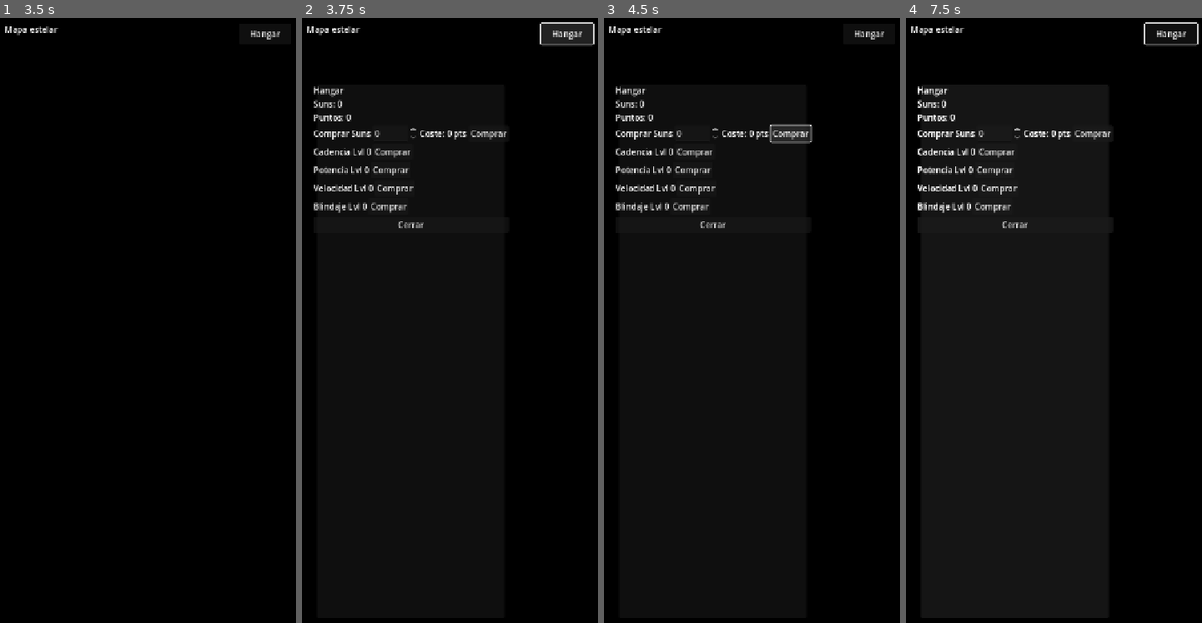
Above: before the commit, frames 1-4 (left to right).
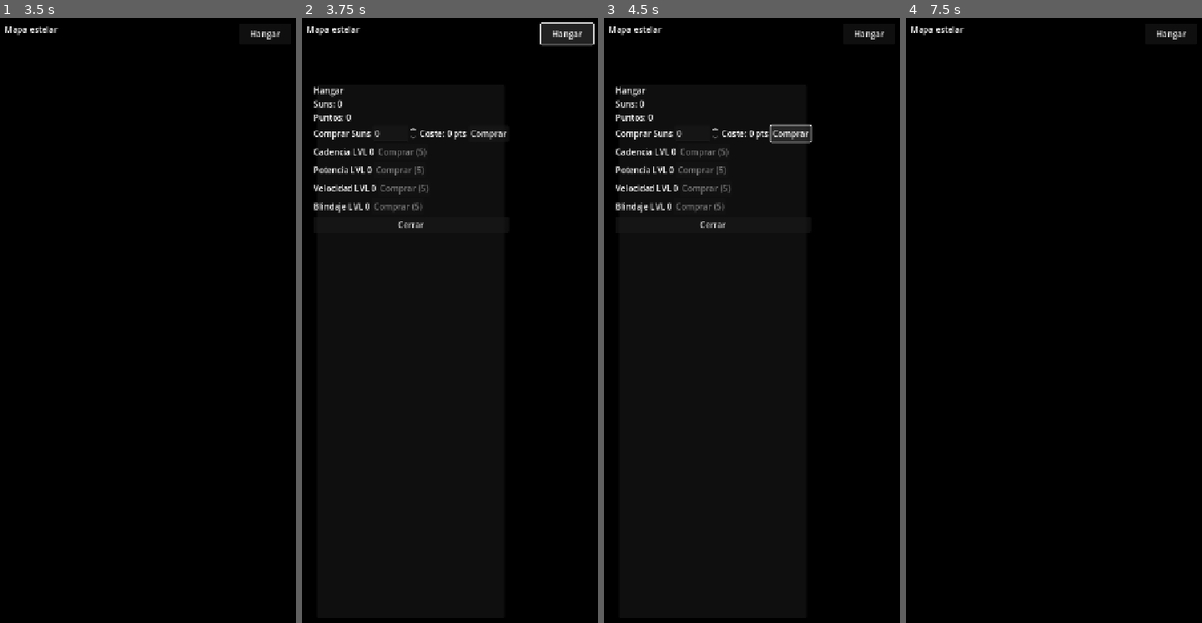
Above: after the commit, the same moments.

Repository: JHevia70/StarShot
Game: Godot game, scene res://scenes/MainMenu.tscn
The game is run twice, just before and just after one commit, with the same random seed, the same clock (stepped at 60 frames per second) and the same inputs.
Inputs (mouse positions are in pixels of both pictures, inside the frame that each line leads up to):
- Up to frame 1 (3.5 s): click "Jugar" at 0.5 s; click "Volver" at 1.25 s; click "Jugar" at 2 s; click "Nueva partida" at 2.75 s
- Up to frame 2 (3.75 s): click "Hangar" at 3.5 s
- Up to frame 3 (4.5 s): click "Comprar" at 4.25 s
- Up to frame 4 (7.5 s): click "Comprar" at 5 s; click "Cerrar" at 5.75 s; tap Enter at 6.5 s; move the mouse to (1098, 320) at 6.52 s; hold Right (ui_right) 6.53-7.25 s; click (1098, 320) at 6.67 s; tap Space at 7.25 s; drag from (938, 387) to (994, 483) at 7.27 s

Frame 1 is identical in both runs. In frame 2, 0.7% of the frame differs, in the area x 17-43%, y 21-33%; in frame 3, 0.7%; in frame 4, 5.1%, in the area x 3-99%, y 0-36%.
Error before the commit: Parse Error: Expected end of statement after expression, found "else" instead. (res://ui/Shop.gd:59)

Commit message:
[auto] update 2025-08-16_03-32-48

Diff:
--- a/scenes/MainMenu.gd
+++ b/scenes/MainMenu.gd
@@ -5,7 +5,6 @@
 @onready var btn_quit: Button = get_node_or_null("VBox/QuitButton") as Button
 
 func _ready() -> void:
-	# Conectar por rutas EXACTAS del .tscn
 	if btn_play != null:
 		btn_play.pressed.connect(_on_play)
 	else:
@@ -20,7 +19,6 @@
 		push_warning("No se encontró VBox/QuitButton")
 
 func _on_play() -> void:
-	# Preferimos abrir PlayMenu si existe; si no, ir directo a GalaxyMap
 	var playmenu_path: String = "res://scenes/PlayMenu.tscn"
 	var galaxy_path: String = "res://scenes/GalaxyMap.tscn"
 	if ResourceLoader.exists(playmenu_path):
--- a/ui/Shop.gd
+++ b/ui/Shop.gd
@@ -1,12 +1,15 @@
 extends Control
 
+# Finder robusto para dos jerarquías posibles (con/sin Panel)
 func _find(a: String, b: String) -> Node:
-	var n := get_node_or_null(a)
-	if n == null: n = get_node_or_null(b)
+	var n: Node = get_node_or_null(a)
+	if n == null:
+		n = get_node_or_null(b)
 	return n
 
 @onready var suns_value: Label = _find("Panel/VBox/Suns/SunsValue", "VBox/Suns/SunsValue") as Label
 @onready var points_value: Label = _find("Panel/VBox/Points/PointsValue", "VBox/Points/PointsValue") as Label
+
 @onready var fr_level: Label = _find("Panel/VBox/HFireRate/Level", "VBox/HFireRate/Level") as Label
 @onready var dmg_level: Label = _find("Panel/VBox/HDamage/Level", "VBox/HDamage/Level") as Label
 @onready var spd_level: Label = _find("Panel/VBox/HSpeed/Level", "VBox/HSpeed/Level") as Label
@@ -23,52 +26,103 @@
 @onready var btn_buy_suns: Button = _find("Panel/VBox/BuySuns/DoBuySuns", "VBox/BuySuns/DoBuySuns") as Button
 
 func _ready() -> void:
+	if btn_fire != null:
+		btn_fire.pressed.connect(_on_buy_fire_rate)
+	if btn_dmg != null:
+		btn_dmg.pressed.connect(_on_buy_damage)
+	if btn_spd != null:
+		btn_spd.pressed.connect(_on_buy_speed)
+	if btn_arm != null:
+		btn_arm.pressed.connect(_on_buy_armor)
+	if btn_close != null:
+		btn_close.pressed.connect(func (): queue_free())
+	if btn_buy_suns != null:
+		btn_buy_suns.pressed.connect(_on_buy_suns)
+	if spin_suns != null:
+		spin_suns.value_changed.connect(_on_spin_changed)
 	_refresh()
-	if btn_fire: btn_fire.pressed.connect(_on_buy_fire_rate)
-	if btn_dmg: btn_dmg.pressed.connect(_on_buy_damage)
-	if btn_spd: btn_spd.pressed.connect(_on_buy_speed)
-	if btn_arm: btn_arm.pressed.connect(_on_buy_armor)
-	if btn_close: btn_close.pressed.connect(func(): queue_free())
-	if btn_buy_suns: btn_buy_suns.pressed.connect(_on_buy_suns)
-	if spin_suns: spin_suns.value_changed.connect(_on_spin_changed)
 
 func _refresh() -> void:
-	if suns_value: suns_value.text = str(GameState.get_suns())
-	if points_value: points_value.text = str(GameState.get_points())
-	if fr_level: fr_level.text = "LVL %d" % GameState.get_upgrade_level("fire_rate")
-	if dmg_level: dmg_level.text = "LVL %d" % GameState.get_upgrade_level("damage")
-	if spd_level: spd_level.text = "LVL %d" % GameState.get_upgrade_level("speed")
-	if arm_level: arm_level.text = "LVL %d" % GameState.get_upgrade_level("armor")
+	if suns_value != null:
+		suns_value.text = str(GameState.get_suns())
+	if points_value != null:
+		points_value.text = str(GameState.get_points())
+	if fr_level != null:
+		fr_level.text = "LVL %d" % GameState.get_upgrade_level("fire_rate")
+	if dmg_level != null:
+		dmg_level.text = "LVL %d" % GameState.get_upgrade_level("damage")
+	if spd_level != null:
+		spd_level.text = "LVL %d" % GameState.get_upgrade_level("speed")
+	if arm_level != null:
+		arm_level.text = "LVL %d" % GameState.get_upgrade_level("armor")
 	_refresh_costs()
 
 func _refresh_costs() -> void:
-	var s := GameState.get_suns()
-	var fr_cost := GameState.get_upgrade_cost("fire_rate")
-	var dm_cost := GameState.get_upgrade_cost("damage")
-	var sp_cost := GameState.get_upgrade_cost("speed")
-	var ar_cost := GameState.get_upgrade_cost("armor")
-	if btn_fire: btn_fire.text = "Comprar (%d)" % fr_cost; btn_fire.disabled = s < fr_cost or GameState.get_upgrade_level("fire_rate") >= 10
-	if btn_dmg: btn_dmg.text = "Comprar (%d)" % dm_cost; btn_dmg.disabled = s < dm_cost or GameState.get_upgrade_level("damage") >= 10
-	if btn_spd: btn_spd.text = "Comprar (%d)" % sp_cost; btn_spd.disabled = s < sp_cost or GameState.get_upgrade_level("speed") >= 10
-	if btn_arm: btn_arm.text = "Comprar (%d)" % ar_cost; btn_arm.disabled = s < ar_cost or GameState.get_upgrade_level("armor") >= 10
-	if lbl_cost and spin_suns:
-		var price := GameState.get_sun_price_in_points(); var count := int(spin_suns.value); var total := price * count; lbl_cost.text = "Coste: %d pts" % total
-		var max_buy := int(GameState.get_points() / price); spin_suns.max_value = max_buy
+	var s: int = GameState.get_suns()
+	var fr_cost: int = GameState.get_upgrade_cost("fire_rate")
+	var dm_cost: int = GameState.get_upgrade_cost("damage")
+	var sp_cost: int = GameState.get_upgrade_cost("speed")
+	var ar_cost: int = GameState.get_upgrade_cost("armor")
+
+	if btn_fire != null:
+		btn_fire.text = "Comprar (%d)" % fr_cost
+		var fr_max: bool = GameState.get_upgrade_level("fire_rate") >= 10
+		btn_fire.disabled = (s < fr_cost) or fr_max
+	if btn_dmg != null:
+		btn_dmg.text = "Comprar (%d)" % dm_cost
+		var dm_max: bool = GameState.get_upgrade_level("damage") >= 10
+		btn_dmg.disabled = (s < dm_cost) or dm_max
+	if btn_spd != null:
+		btn_spd.text = "Comprar (%d)" % sp_cost
+		var sp_max: bool = GameState.get_upgrade_level("speed") >= 10
+		btn_spd.disabled = (s < sp_cost) or sp_max
+	if btn_arm != null:
+		btn_arm.text = "Comprar (%d)" % ar_cost
+		var ar_max: bool = GameState.get_upgrade_level("armor") >= 10
+		btn_arm.disabled = (s < ar_cost) or ar_max
+
+	if lbl_cost != null and spin_suns != null:
+		var price: int = GameState.get_sun_price_in_points()
+		var count: int = int(spin_suns.value)
+		var total: int = price * count
+		lbl_cost.text = "Coste: %d pts" % total
+		var max_buy: int = int(GameState.get_points() / price)
+		spin_suns.max_value = max_buy
 
 func _buy(stat: String) -> void:
-	if GameState.buy_upgrade(stat): _refresh() else: push_warning("No tienes suns suficientes o alcanzaste el nivel máximo")
+	var ok: bool = GameState.buy_upgrade(stat)
+	if ok:
+		_refresh()
+	else:
+		push_warning("No tienes suns suficientes o alcanzaste el nivel máximo")
 
 func _on_buy_suns() -> void:
-	if spin_suns == null: return
-	var count := int(spin_suns.value)
-	if count <= 0: return
-	if GameState.convert_points_to_suns(count):
-		var d := AcceptDialog.new(); d.dialog_text = "Has comprado %d suns." % count; add_child(d); d.popup_centered(); _refresh()
+	if spin_suns == null:
+		return
+	var count: int = int(spin_suns.value)
+	if count <= 0:
+		return
+	var ok: bool = GameState.convert_points_to_suns(count)
+	if ok:
+		var d: AcceptDialog = AcceptDialog.new()
+		d.dialog_text = "Has comprado %d suns." % count
+		add_child(d)
+		d.popup_centered()
+		_refresh()
 	else:
 		push_warning("No hay puntos suficientes")
 
-func _on_spin_changed(val: float) -> void: _refresh_costs()
-func _on_buy_fire_rate() -> void: _buy("fire_rate")
-func _on_buy_damage() -> void: _buy("damage")
-func _on_buy_speed() -> void: _buy("speed")
-func _on_buy_armor() -> void: _buy("armor")
+func _on_spin_changed(val: float) -> void:
+	_refresh_costs()
+
+func _on_buy_fire_rate() -> void:
+	_buy("fire_rate")
+
+func _on_buy_damage() -> void:
+	_buy("damage")
+
+func _on_buy_speed() -> void:
+	_buy("speed")
+
+func _on_buy_armor() -> void:
+	_buy("armor")
